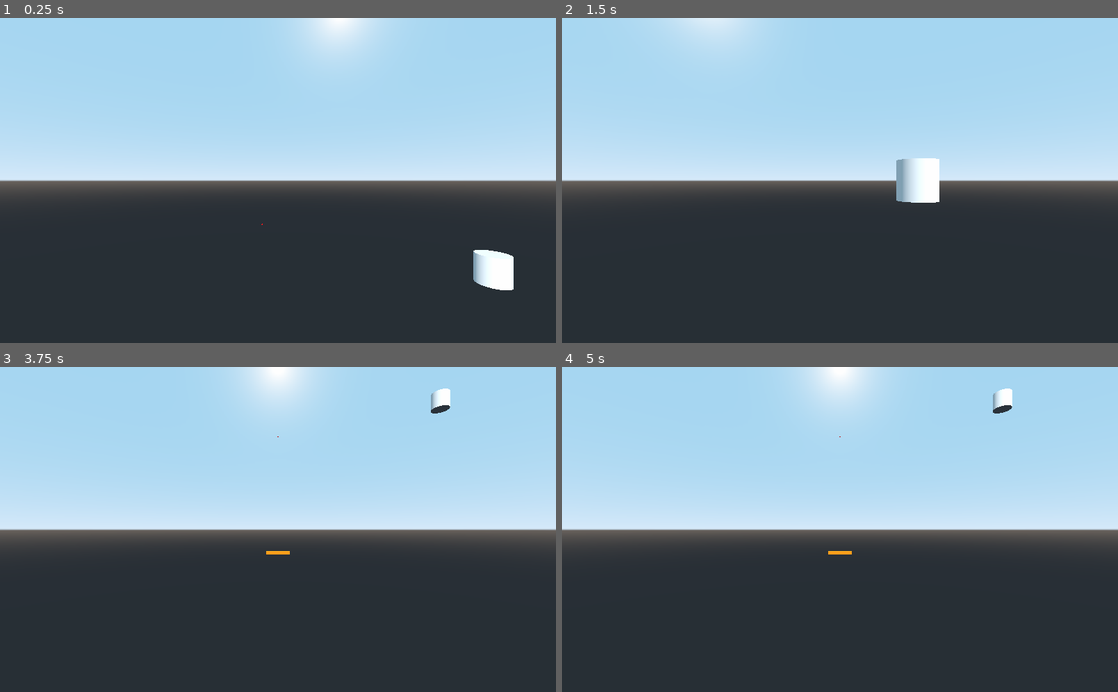
Above: before the commit, frames 1-4 (two rows, left to right).
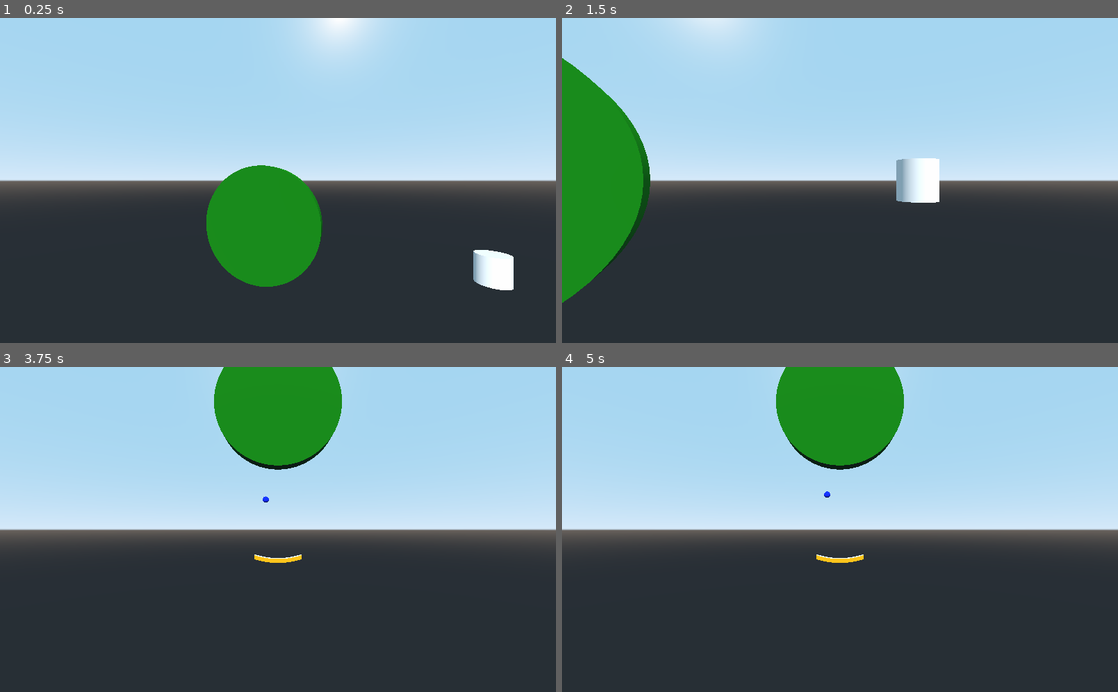
Above: after the commit, the same moments.

Repository: teratron/treaker
Game: Godot game, scene res://src/main/Main.tscn
The game is run twice, just before and just after one commit, with the same random seed, the same clock (stepped at 60 frames per second) and the same inputs.
Inputs (mouse positions are in pixels of both pictures, inside the frame that each line leads up to):
- Up to frame 1 (0.25 s): no input
- Up to frame 2 (1.5 s): tap Enter at 0.5 s; move the mouse to (867, 180) at 0.52 s; press the mouse at (867, 180) at 0.53 s; hold W (move_forward) from 0.53 s (still down); move the mouse to (812, 180) at 1.27 s; release the mouse at (812, 180) at 1.28 s; tap C (toggle_camera) at 1.35 s; click (812, 180) at 1.42 s
- Up to frame 3 (3.75 s): keep holding W (move_forward); tap Space (move_up) at 2, 3.5 s; move the mouse to (289, 523) at 2.02 s; tap Alt (use_ability) at 2.1 s; click (289, 523) at 2.17 s; tap Enter at 2.75 s; move the mouse to (272, 536) at 2.77 s; click (272, 536) at 2.85 s; move the mouse to (316, 532) at 3.52 s; hold C (toggle_camera) from 3.53 s (still down); click (316, 532) at 3.67 s
- Up to frame 4 (5 s): keep holding W (move_forward); tap Enter at 4.25 s; move the mouse to (795, 526) at 4.27 s; release C (toggle_camera) at 4.28 s; tap Alt (use_ability) at 4.35 s; click (795, 526) at 4.42 s

The runs differ from the first frame. In frame 1, 6.1% of the frame differs, in the area x 37-58%, y 45-83%; in frame 2, 8.0%, in the area x 0-16%, y 12-88%; in frame 3, 6.5%; in frame 4, 6.5%.

Commit message:
Update Rotor

Diff:
--- a/app/src/player/Ball.tscn
+++ b/app/src/player/Ball.tscn
@@ -24,6 +24,7 @@
 axis_lock_linear_z = true
 linear_damp = 0.0
 script = ExtResource( 1 )
+speed = 700.0
 
 [node name="MeshInstance" type="MeshInstance" parent="."]
 mesh = ExtResource( 2 )
@@ -38,3 +39,4 @@
 shape = SubResource( 3 )
 
 [node name="Axis" parent="." instance=ExtResource( 3 )]
+visible = false
--- a/app/src/player/Paddle.gd
+++ b/app/src/player/Paddle.gd
@@ -8,9 +8,11 @@
 	ball_position.transform.origin = Vector3(0, $MeshInstance.mesh.get_aabb().size.y * 0.5 + radius + 0.001, 0)
 
 
-func _on_Area_area_entered(area):
-	prints(area, area.get_parent(), area.owner)
+func _on_Area_area_entered(_area):
+	#prints(area, area.get_parent(), area.owner)
+	pass
 
 
-func _on_Area_body_entered(body):
-	print(body)
+func _on_Area_body_entered(_body):
+	#print(body)
+	pass
--- a/app/src/player/Paddle.tscn
+++ b/app/src/player/Paddle.tscn
@@ -1,7 +1,10 @@
-[gd_scene load_steps=5 format=2]
+[gd_scene load_steps=6 format=2]
 
 [ext_resource path="res://src/player/Paddle.gd" type="Script" id=1]
 [ext_resource path="res://src/player/Paddle.tres" type="CubeMesh" id=2]
+
+[sub_resource type="SpatialMaterial" id=3]
+albedo_color = Color( 1, 0.701961, 0, 1 )
 
 [sub_resource type="BoxShape" id=1]
 extents = Vector3( 2, 0.25, 0.5 )
@@ -12,16 +15,40 @@
 [node name="Paddle" type="StaticBody"]
 script = ExtResource( 1 )
 
+[node name="CSGCylinder" type="CSGCylinder" parent="."]
+transform = Transform( 1, 0, 0, 0, -4.37114e-08, -1, 0, 1, -4.37114e-08, 0, 9.75, 0 )
+use_collision = true
+radius = 10.0
+sides = 64
+smooth_faces = false
+material = SubResource( 3 )
+
+[node name="CSGPolygon" type="CSGPolygon" parent="CSGCylinder"]
+transform = Transform( 1, 0, 0, 0, 1, 0, 0, 0, 1, -3, -1, 10 )
+operation = 1
+polygon = PoolVector2Array( 0, 0, 0, 2, 6, 2, 6, 0 )
+
+[node name="CSGCylinder" type="CSGCylinder" parent="CSGCylinder"]
+operation = 2
+radius = 9.5
+height = 2.0
+sides = 64
+smooth_faces = false
+
 [node name="MeshInstance" type="MeshInstance" parent="."]
+visible = false
 mesh = ExtResource( 2 )
 material/0 = null
 
 [node name="CollisionShape" type="CollisionShape" parent="."]
+visible = false
 shape = SubResource( 1 )
+disabled = true
 
 [node name="BallPosition" type="Position3D" parent="."]
 
 [node name="Area" type="Area" parent="."]
+visible = false
 
 [node name="CollisionShape" type="CollisionShape" parent="Area"]
 shape = SubResource( 2 )
--- a/app/src/player/Player.gd
+++ b/app/src/player/Player.gd
@@ -1,12 +1,12 @@
 class_name Player extends Spatial
 
 
-var direction := Vector3()
+var direction := Transform.IDENTITY
 #var velocity  := Vector3()
 var angular_velocity: float = 2.0
 var radius_paddle:    float = 20
 var radius_camera:    float = 16
-var distance_camera:  float = 40
+var distance_camera:  float = 30
 var is_center_look := false
 var is_ball_state  := false
 
@@ -18,11 +18,14 @@
 
 
 func _ready():
+	print(rotor.transform.basis)
+	#print(transform)
 	# Раставляем по местам
 	camera.transform.origin = Vector3(0, -radius_camera, distance_camera)
 	paddle.transform.origin = Vector3(0, -radius_paddle, 0)
 	paddle.set_ball_position(ball.radius)
 	ball.transform.origin = paddle.transform.origin + paddle.ball_position.transform.origin
+	print(ball.transform.basis)
 
 
 #func _physics_process(_delta):
@@ -31,7 +34,7 @@
 
 func _input(event):
 	if !is_ball_state && (event is InputEventKey || InputEventMouseButton) && event.is_action_pressed("use_shot"):
-		ball.start(paddle.ball_position.global_transform.basis.y)
+		ball.start(paddle.ball_position.transform.basis.y)
 		is_ball_state = true
 
 
@@ -40,10 +43,11 @@
 		var motion = Vector3(Input.get_action_strength("move_right") - Input.get_action_strength("move_left"), 0, 0)
 
 		if motion != Vector3.ZERO:
+			#prints(rotor.transform.basis.y, paddle.ball_position.transform.basis.y)
 			rotor.transform.basis = rotor.transform.basis.rotated(Vector3(0, 0, 1), angular_velocity * delta * motion.x)
 
 			if !is_ball_state:
-				ball.transform = paddle.ball_position.global_transform
+				ball.transform = paddle.ball_position.transform
 
 		if is_center_look:
 			camera.look_at(rotor.transform.origin, Vector3(0, 0, 1))
--- a/app/src/world/World.gd
+++ b/app/src/world/World.gd
@@ -10,9 +10,9 @@
 #	print(get_viewport().print_tree())
 
 
-func _physics_process(_delta):
-	#print($Ball.global_transform.origin)
-	pass
+#func _physics_process(_delta):
+#	#print($Ball.global_transform.origin)
+#	pass
 
 
 #func _input(event):
--- a/app/src/world/World.tscn
+++ b/app/src/world/World.tscn
@@ -1,9 +1,20 @@
-[gd_scene load_steps=5 format=2]
+[gd_scene load_steps=8 format=2]
 
 [ext_resource path="res://src/debug/Debug.tscn" type="PackedScene" id=1]
 [ext_resource path="res://src/player/Player.tscn" type="PackedScene" id=2]
 [ext_resource path="res://src/world/World.gd" type="Script" id=3]
 [ext_resource path="res://src/player/Boundary.tscn" type="PackedScene" id=5]
+
+[sub_resource type="SpatialMaterial" id=1]
+albedo_color = Color( 0.0235294, 0.494118, 0, 1 )
+
+[sub_resource type="CylinderMesh" id=2]
+material = SubResource( 1 )
+top_radius = 8.0
+bottom_radius = 8.0
+
+[sub_resource type="CylinderShape" id=3]
+radius = 8.0
 
 [node name="World" type="Spatial"]
 script = ExtResource( 3 )
@@ -14,7 +25,19 @@
 
 [node name="Player" parent="." instance=ExtResource( 2 )]
 
-[node name="Boundary" parent="." instance=ExtResource( 5 )]
+[node name="Bricks" type="StaticBody" parent="Player"]
+
+[node name="MeshInstance" type="MeshInstance" parent="Player/Bricks"]
+transform = Transform( 1, 0, 0, 0, -4.37114e-08, -1, 0, 1, -4.37114e-08, 0, 0, 0 )
+mesh = SubResource( 2 )
+material/0 = null
+
+[node name="CollisionShape" type="CollisionShape" parent="Player/Bricks"]
+transform = Transform( 1, 0, 0, 0, -4.37114e-08, -1, 0, 1, -4.37114e-08, 0, 0, 0 )
+shape = SubResource( 3 )
+
+[node name="Boundary" parent="Player" instance=ExtResource( 5 )]
+skeleton = NodePath("../..")
 
 [node name="DirectionalLight" type="DirectionalLight" parent="."]
 transform = Transform( 1, 0, 0, 0, 0.866025, 0.5, 0, -0.5, 0.866025, 0, 9, 6 )
Not shown, changed: Makefile
